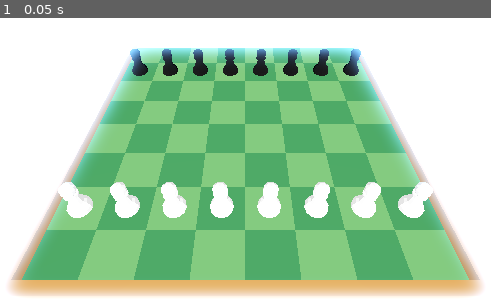
Above: before the commit, frame 1.
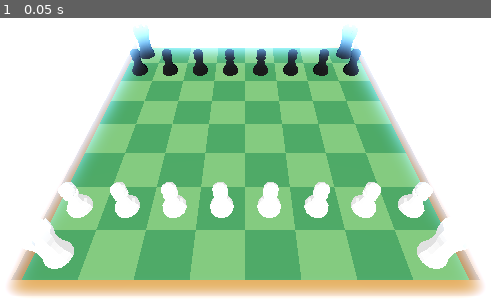
Above: after the commit, the same moment.

Repository: rickyguerin/Fairway-Chess-Jam-Submission
Game: Godot game, scene res://scenes/game.tscn
Two runs of this game, one before a commit and one after it. Both use one fixed random seed, a clock stepped at 60 frames per second and the inputs below.
Inputs:
- Up to frame 1 (0.05 s): no input

The runs differ from the first frame. In frame 1, 2.5% of the frame differs, in the area x 5-95%, y 2-88%.

Commit message:
Add Rooks

Diff:
--- a/godot/scenes/game.tscn
+++ b/godot/scenes/game.tscn
@@ -1,10 +1,12 @@
-[gd_scene load_steps=7 format=3 uid="uid://4yetqslefb6c"]
+[gd_scene load_steps=9 format=3 uid="uid://4yetqslefb6c"]
 
 [ext_resource type="Script" path="res://scripts/game.gd" id="1_1yvmv"]
 [ext_resource type="PackedScene" uid="uid://dmkvcps1nimot" path="res://scenes/board.tscn" id="1_v7mcm"]
 [ext_resource type="PackedScene" uid="uid://bv1ixjptpruna" path="res://scenes/pieces/white/WhitePawn.tscn" id="4_72ydc"]
 [ext_resource type="PackedScene" uid="uid://s8231es6hyhf" path="res://scenes/pieces/black/BlackPawn.tscn" id="4_ne6np"]
 [ext_resource type="PackedScene" uid="uid://vy7keink38n2" path="res://scenes/OrbitCamera.tscn" id="4_qw6ff"]
+[ext_resource type="PackedScene" uid="uid://bul70oj43vfih" path="res://scenes/pieces/white/WhiteRook.tscn" id="4_wkxt7"]
+[ext_resource type="PackedScene" uid="uid://wdcdaoltkksa" path="res://scenes/pieces/black/BlackRook.tscn" id="6_7xk31"]
 
 [sub_resource type="Environment" id="Environment_8k3b6"]
 background_mode = 1
@@ -52,6 +54,12 @@
 [node name="Pawn 8" parent="White Pieces" instance=ExtResource("4_72ydc")]
 transform = Transform3D(1, 0, 0, 0, 1, 0, 0, 0, 1, 7, 0, 5)
 
+[node name="Rook 1" parent="White Pieces" instance=ExtResource("4_wkxt7")]
+transform = Transform3D(1, 0, 0, 0, 1, 0, 0, 0, 1, -7, 0, 7)
+
+[node name="Rook 2" parent="White Pieces" instance=ExtResource("4_wkxt7")]
+transform = Transform3D(1, 0, 0, 0, 1, 0, 0, 0, 1, 7, 0, 7)
+
 [node name="Black Pieces" type="Node" parent="."]
 
 [node name="Pawn 1" parent="Black Pieces" instance=ExtResource("4_ne6np")]
@@ -78,4 +86,10 @@
 [node name="Pawn 8" parent="Black Pieces" instance=ExtResource("4_ne6np")]
 transform = Transform3D(1, 0, 0, 0, 1, 0, 0, 0, 1, 7, 0, -5)
 
+[node name="Rook 1" parent="Black Pieces" instance=ExtResource("6_7xk31")]
+transform = Transform3D(1, 0, 0, 0, 1, 0, 0, 0, 1, -7, 0, -7)
+
+[node name="Rook 2" parent="Black Pieces" instance=ExtResource("6_7xk31")]
+transform = Transform3D(1, 0, 0, 0, 1, 0, 0, 0, 1, 7, 0, -7)
+
 [node name="OrbitCamera" parent="." instance=ExtResource("4_qw6ff")]
--- /dev/null
+++ b/godot/scenes/pieces/black/BlackRook.tscn
@@ -0,0 +1,17 @@
+[gd_scene load_steps=4 format=3 uid="uid://wdcdaoltkksa"]
+
+[ext_resource type="PackedScene" uid="uid://bnsretic8f3eg" path="res://assets/models/pieces/Rook.glb" id="1_ohqvb"]
+[ext_resource type="Material" uid="uid://ckg2kwwrp1ev" path="res://assets/materials/Black.tres" id="2_hbab4"]
+
+[sub_resource type="ConvexPolygonShape3D" id="ConvexPolygonShape3D_ao8og"]
+points = PackedVector3Array(-0.5, 0, 0, -0.433046, 0, -0.25, -0.433046, 0, 0.249902, -0.5, 2.1, 0, -0.250098, 0, -0.433046, -0.433046, 2.1, -0.25, -0.25, 0, 0.432948, -0.433046, 2.1, 0.249902, 0, 0, -0.5, -0.250098, 2.1, -0.433046, -9.78708e-05, 0, 0.5, -0.25, 2.1, 0.432948, 0.25, 0, -0.433046, 0, 2.1, -0.5, 0.25, 0, 0.432948, -9.78708e-05, 2.1, 0.5, 0.432948, 0, -0.25, 0.25, 2.1, -0.433046, 0.432948, 0, 0.25, 0.25, 2.1, 0.432948, 0.5, 0, 0, 0.432948, 2.1, -0.25, 0.432948, 2.1, 0.25, 0.5, 2.1, 0)
+
+[node name="Rook" instance=ExtResource("1_ohqvb")]
+lock_rotation = true
+freeze = true
+
+[node name="Mesh" parent="." index="0"]
+surface_material_override/0 = ExtResource("2_hbab4")
+
+[node name="Collision" type="CollisionShape3D" parent="." index="1"]
+shape = SubResource("ConvexPolygonShape3D_ao8og")
--- /dev/null
+++ b/godot/scenes/pieces/white/WhiteRook.tscn
@@ -0,0 +1,28 @@
+[gd_scene load_steps=6 format=3 uid="uid://bul70oj43vfih"]
+
+[ext_resource type="PackedScene" uid="uid://bnsretic8f3eg" path="res://assets/models/pieces/Rook.glb" id="1_en4i8"]
+[ext_resource type="Script" path="res://scripts/PlayerPiece.gd" id="2_64irf"]
+[ext_resource type="Material" uid="uid://b8w3ll74nwjm5" path="res://assets/materials/White.tres" id="2_xymww"]
+[ext_resource type="PackedScene" uid="uid://d17ovg3me6v5e" path="res://scenes/pieces/Arrow.tscn" id="4_604kh"]
+
+[sub_resource type="ConvexPolygonShape3D" id="ConvexPolygonShape3D_w3dgs"]
+points = PackedVector3Array(-0.5, 0, 0, -0.433046, 0, -0.25, -0.433046, 0, 0.249902, -0.5, 2.1, 0, -0.250098, 0, -0.433046, -0.433046, 2.1, -0.25, -0.25, 0, 0.432948, -0.433046, 2.1, 0.249902, 0, 0, -0.5, -0.250098, 2.1, -0.433046, -9.78708e-05, 0, 0.5, -0.25, 2.1, 0.432948, 0.25, 0, -0.433046, 0, 2.1, -0.5, 0.25, 0, 0.432948, -9.78708e-05, 2.1, 0.5, 0.432948, 0, -0.25, 0.25, 2.1, -0.433046, 0.432948, 0, 0.25, 0.25, 2.1, 0.432948, 0.5, 0, 0, 0.432948, 2.1, -0.25, 0.432948, 2.1, 0.25, 0.5, 2.1, 0)
+
+[node name="Rook" instance=ExtResource("1_en4i8")]
+collision_layer = 3
+collision_mask = 3
+max_contacts_reported = 1
+contact_monitor = true
+lock_rotation = true
+freeze = true
+script = ExtResource("2_64irf")
+
+[node name="Mesh" parent="." index="0"]
+surface_material_override/0 = ExtResource("2_xymww")
+
+[node name="Collision" type="CollisionShape3D" parent="." index="1"]
+shape = SubResource("ConvexPolygonShape3D_w3dgs")
+
+[node name="Arrow" parent="." index="2" instance=ExtResource("4_604kh")]
+transform = Transform3D(1, 0, 0, 0, 1, 0, 0, 0, 1, 0, 1, -1)
+visible = false
Binary file added: godot/assets/models/pieces/Rook.glb
Not shown, added: godot/assets/models/pieces/Rook.glb.import
